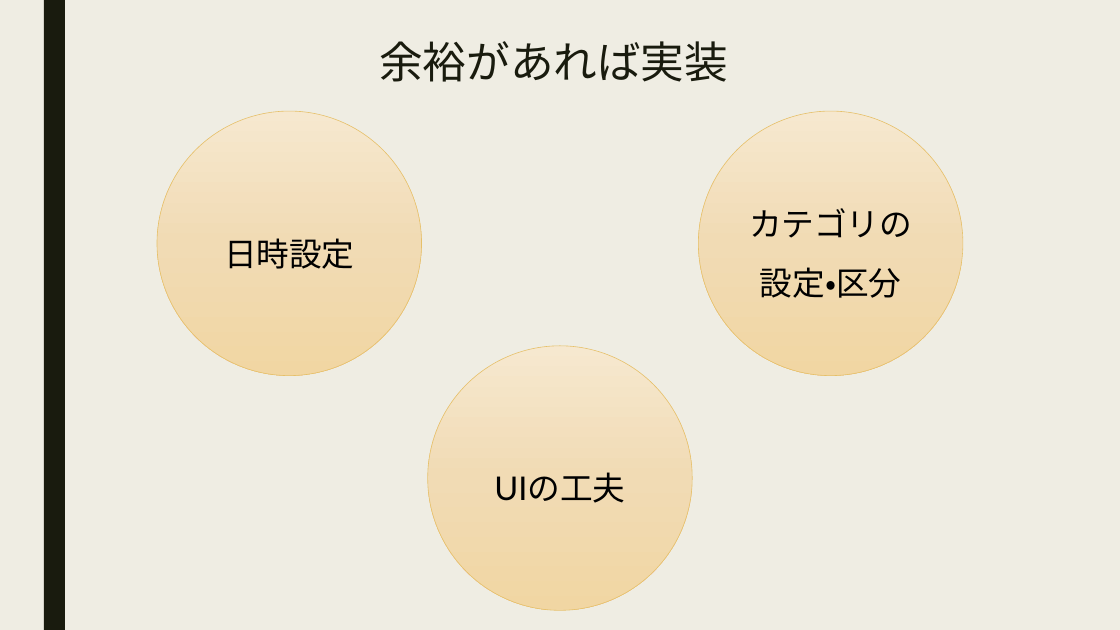
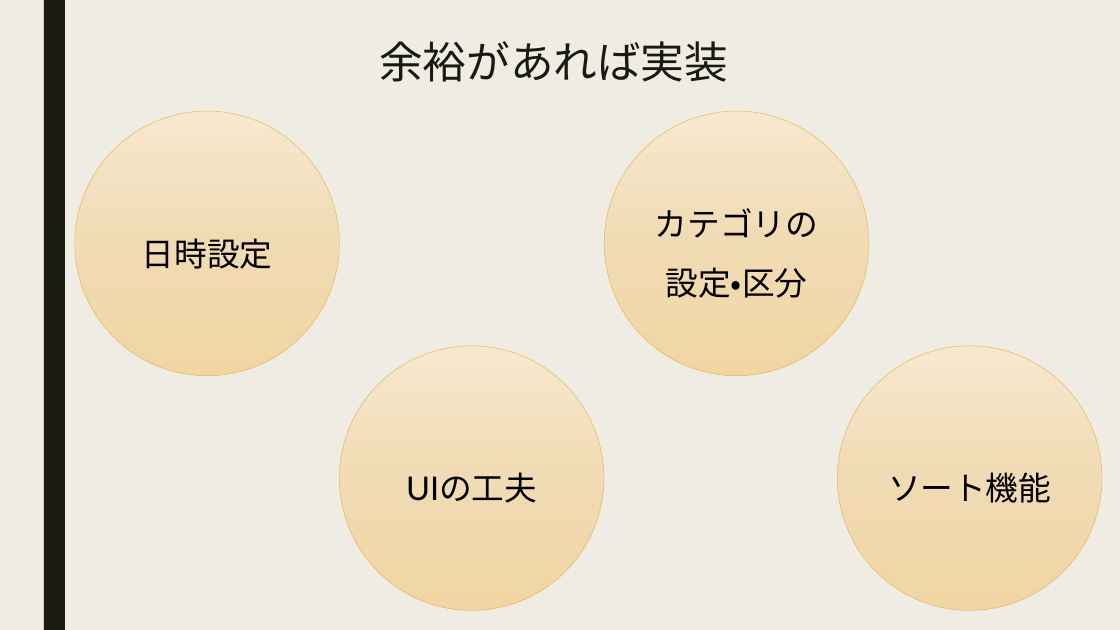
Before and after one commit to utaryu0520/mobile_utagawa2, a slide deck: slide 3 of モバイル授業_todoリスト.pptx. Drawn at 1120x630 pixels with LibreOffice and Linux fonts; fonts in the diff are those of the drawing. Boxes give left, top, right and bottom in pixels: in the first picture for what was removed or moved away, otherwise in the second. Text is boxed around its words. In the diff, an @@ line names an element or a change of style, - is before the commit and + after.

```diff
--- a/モバイル授業_todoリスト.pptx
+++ b/モバイル授業_todoリスト.pptx
@@ ellipse "日時設定": place and size @@
-ellipse "日時設定" at box(157, 111, 422, 376)
+ellipse "日時設定" at box(75, 111, 339, 376)
@@ ellipse "カテゴリの": place and size @@
-ellipse "カテゴリの" at box(698, 111, 963, 376)
+ellipse "カテゴリの" at box(604, 111, 869, 376)
@@ ellipse "UIの工夫": place and size @@
-ellipse "UIの工夫" at box(428, 346, 692, 611)
+ellipse "UIの工夫" at box(339, 346, 604, 611)
@@ ellipse added at box(838, 346, 1102, 611), fill gradient #F7E9D0 to #F1DCB4 to #F1D7A3, outline #E6C069 0.5 pt, 28 pt, text #000000 @@
+ソート機能
```
Also in this commit, not shown: 1 other file.
